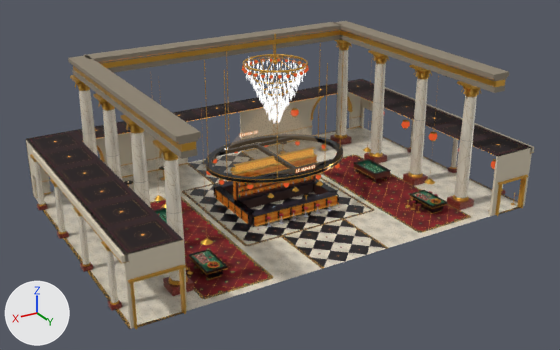
An edit to the glTF model tools/paquet_essai/casino_minuit/decor/zone-R-ATRIUM.glb, drawn before and after from the same camera.
Before and after are seen from a 50 mm lens placed at (31.6, 53.3, 29.0), pointed at (0.6, 1.7, 3.2). Arrows for +X, +Y and +Z are at lower left; the lights stay in place. The picture after the commit comes second. Where no turn or scale is listed for an object, it has been applied to the vertices.

The scene before the commit, as lines of its bpy script (objects in view):
```python
ob_static = bpy.data.objects.new('static', me_mesh_7)
ob_static.location = (0.0, 0.0, 0.0)
ob_static_001 = bpy.data.objects.new('static.001', me_mesh_8)
ob_static_001.location = (0.0, 0.0, 0.0)
ob_static_003 = bpy.data.objects.new('static.003', me_mesh_10)
ob_static_003.location = (0.0, 0.0, 0.0)
ob_static_004 = bpy.data.objects.new('static.004', me_mesh_11)
ob_static_004.location = (0.0, 0.0, 0.0)
ob_static_007 = bpy.data.objects.new('static.007', me_mesh_14)
ob_static_007.location = (0.0, 0.0, 0.0)
ob_static_010 = bpy.data.objects.new('static.010', me_mesh_17)
ob_static_010.location = (0.0, 0.0, 0.0)
ob_static_011 = bpy.data.objects.new('static.011', me_mesh_18)
ob_static_011.location = (0.0, 0.0, 0.0)
# also in view: 'static.014' at (0.0, 8.0, 0.9); 'static.002' at (0.0, 0.0, 0.0); 'static.005' at (0.0, 0.0, 7.4); 'static.009' at (0.0, 0.5, 6.1); 'static.013' at (0.0, 0.0, 6.9)
```
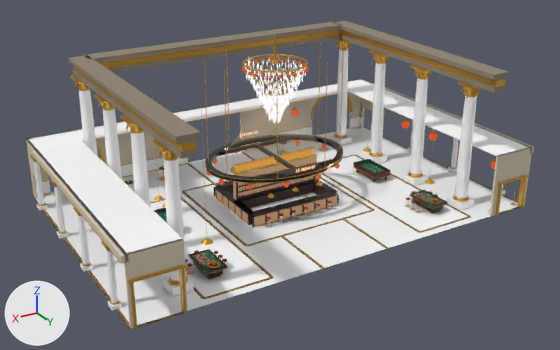
Patch to the scene script:
```diff
--- a/tools/paquet_essai/casino_minuit/decor/zone-R-ATRIUM.glb.py
+++ b/tools/paquet_essai/casino_minuit/decor/zone-R-ATRIUM.glb.py
@@ img_matiere_png @@
+img_matiere_png = load_image('matiere.png', 'tex/matiere.png', 1, 1, 'sRGB')
@@ mat_da_marbrecreme @@
 mat_da_marbrecreme = principled_material('da.marbreCreme')
-mat_da_marbrecreme.texture = img_3674ae9da73096e6_png
+mat_da_marbrecreme.texture = img_matiere_png
 mat_da_marbrecreme.roughness = 0.32
@@ mat_a_pose_damier @@
 mat_a_pose_damier = principled_material('a.pose.damier')
-mat_a_pose_damier.texture = img_5796a0821b1410aa_png
+mat_a_pose_damier.texture = img_matiere_png
 mat_a_pose_damier.roughness = 0.3
@@ mat_a_pose_moqa @@
 mat_a_pose_moqa = principled_material('a.pose.moqA')
-mat_a_pose_moqa.texture = img_d16417aaae39077a_png
+mat_a_pose_moqa.texture = img_matiere_png
 mat_a_pose_moqa.roughness = 0.95
@@ mat_da_marbrerouge @@
 mat_da_marbrerouge = principled_material('da.marbreRouge')
-mat_da_marbrerouge.texture = img_7224e504e5d014ee_png
+mat_da_marbrerouge.texture = img_matiere_png
 mat_da_marbrerouge.roughness = 0.3
@@ mat_da_plafondbas @@
 mat_da_plafondbas = principled_material('da.plafondBas')
-mat_da_plafondbas.texture = img_9be791e16c2f94d6_png
+mat_da_plafondbas.texture = img_matiere_png
 mat_da_plafondbas.roughness = 1.0
@@ mat_nt_a_t_onyx @@
 n6 = _N.new('ShaderNodeTexImage'); n6.name = 'Image Texture'
-n6.image = img_753cc1013b0041ec_png
+n6.image = img_matiere_png
 _L.new(n1.outputs[0], n3.inputs[0])  # 'Is Camera Ray' to 'Factor'
```

Changed parts and their boxes (x1, y1, x2, y2) in the pictures (560 x 350 px):
'static', surface changed (grey to white): (34, 50, 518, 325) in both
'static.010', surface changed: (26, 79, 529, 255) in both
'static.003', surface changed: (150, 156, 468, 297) in both
'static.001', surface changed (lighter): (184, 156, 386, 268) in both
'static.007', surface changed: (37, 135, 506, 311) in both
'static.011', surface changed (lighter): (215, 172, 337, 226) in both
